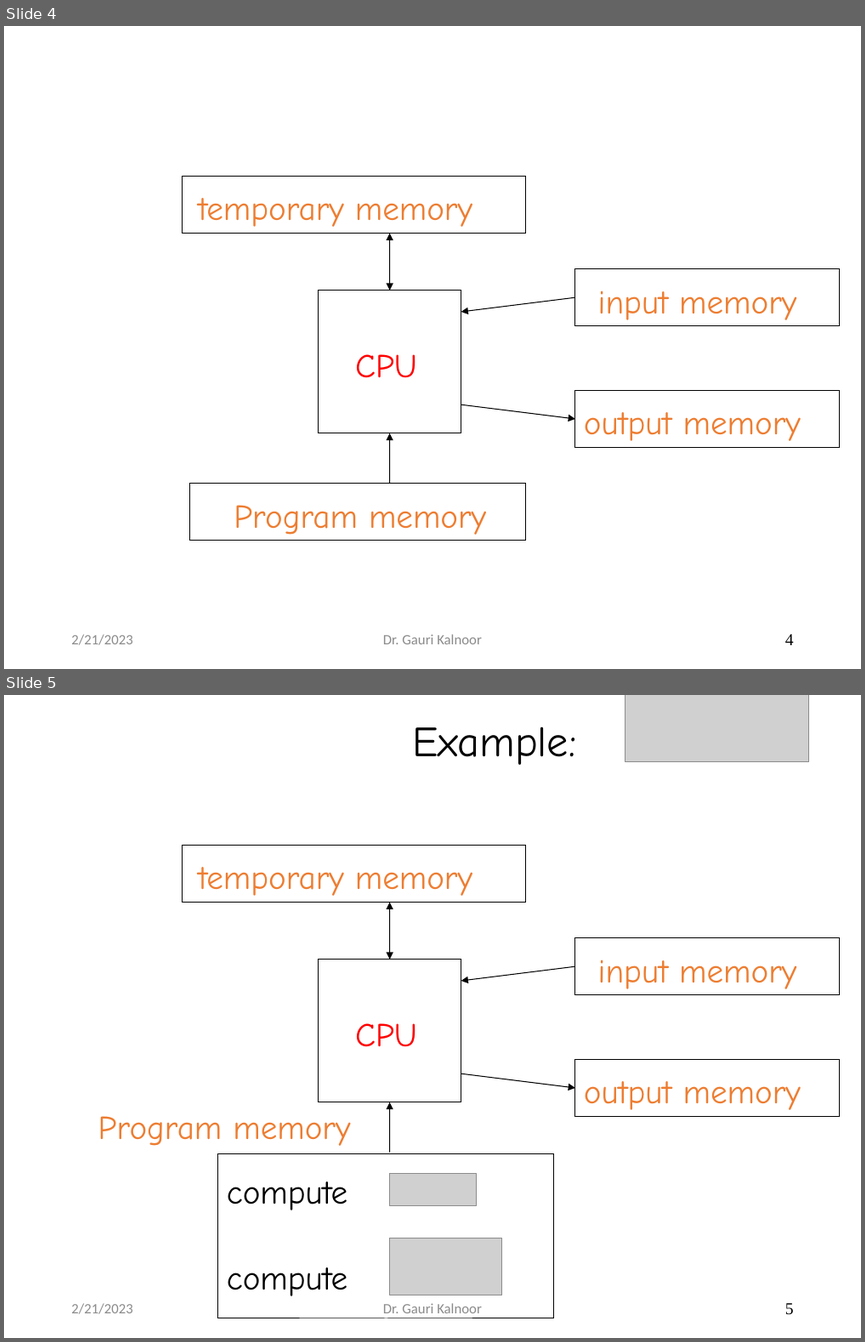
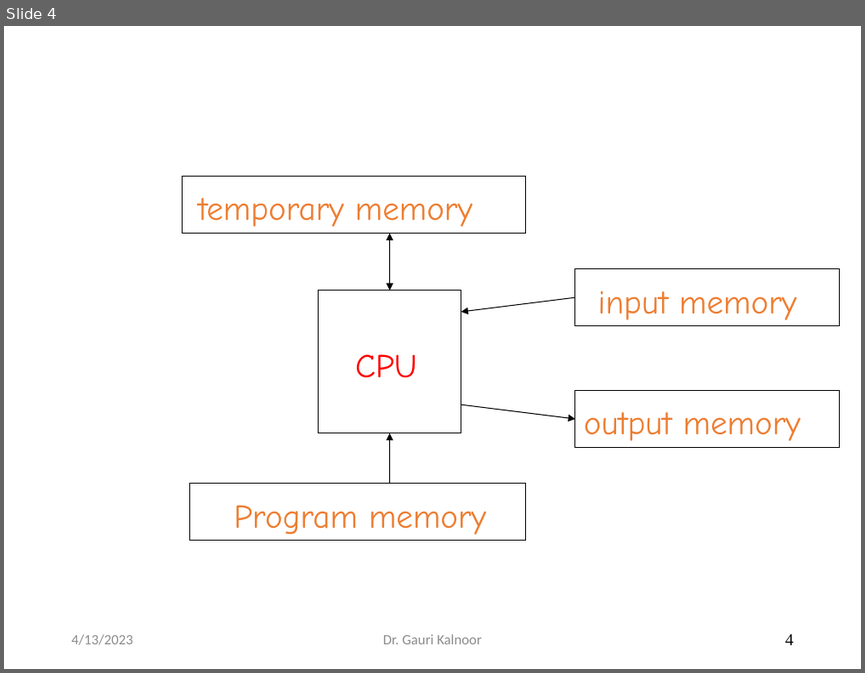
Before and after one commit to sumsa01311/pu_notes, a slide deck: 4sem/TOC/Module-1_Introduction to Automata.pptx. Shown one above the other, each under a label of ours: slides 4 and 5 before the commit, slide 4 after it. The pictures are 865x1342 and 865x673 pixels, drawn with LibreOffice and Linux fonts; fonts in the diff are those of the drawing; grey boxes stand for pictures; background and template pictures are left out. Boxes give left, top, right and bottom in pixels: in the first picture for what was removed or moved away, otherwise in the second. Text is boxed around its words. In the diff, an @@ line names an element or a change of style, - is before the commit and + after.

```diff
--- a/4sem/TOC/Module-1_Introduction to Automata.pptx
+++ b/4sem/TOC/Module-1_Introduction to Automata.pptx
@@ slide 5 removed at box(4, 695, 861, 1338), background #FFFFFF @@
@@ picture removed at box(625, 695, 809, 762) @@
@@ text removed at box(412, 726, 576, 765) @@
-Example:
@@ rectangle removed at box(182, 845, 525, 902) @@
@@ text removed at box(198, 867, 472, 896) @@
-temporary memory
@@ double arrow removed from (390, 902) to (390, 959) @@
@@ rectangle removed at box(575, 937, 840, 995) @@
@@ rectangle removed at box(318, 959, 461, 1102) @@
@@ arrow removed from (575, 967) to (460, 981) @@
@@ text removed at box(598, 959, 796, 989) @@
-input memory
@@ text removed at box(355, 1023, 417, 1047) @@
-CPU
@@ arrow removed from (460, 1074) to (575, 1088) @@
@@ rectangle removed at box(575, 1059, 840, 1117) @@
@@ arrow removed from (390, 1151) to (390, 1102) @@
@@ text removed at box(584, 1081, 800, 1110) @@
-output memory
@@ text removed at box(98, 1116, 350, 1145) @@
-Program memory
@@ rectangle removed at box(218, 1154, 554, 1319) @@
@@ picture removed at box(390, 1173, 476, 1206) @@
@@ text removed at box(227, 1181, 347, 1210) @@
-compute
@@ picture removed at box(390, 1237, 502, 1295) @@
@@ text removed at box(227, 1267, 347, 1296) @@
-compute
@@ text removed at box(71, 1303, 132, 1314) @@
-2/21/2023
@@ text removed at box(383, 1303, 482, 1313) @@
-Dr. Gauri Kalnoor
@@ page number removed at box(785, 1303, 794, 1315) @@
-5
@@ slide 4 changed as well @@
@@ text at box(71, 634, 132, 645): text changed @@
-2/21/2023
+4/13/2023
```
Also in this commit, not shown: 19 other slides changed, 25 slides added, 24 other slides removed.
